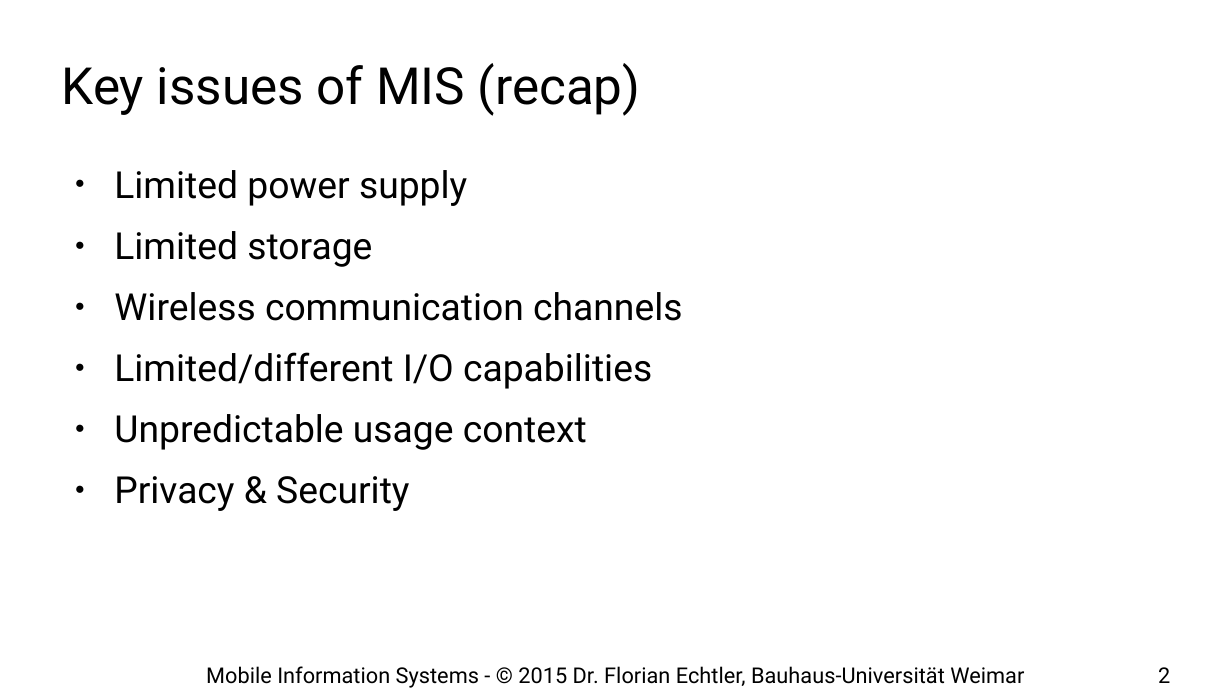
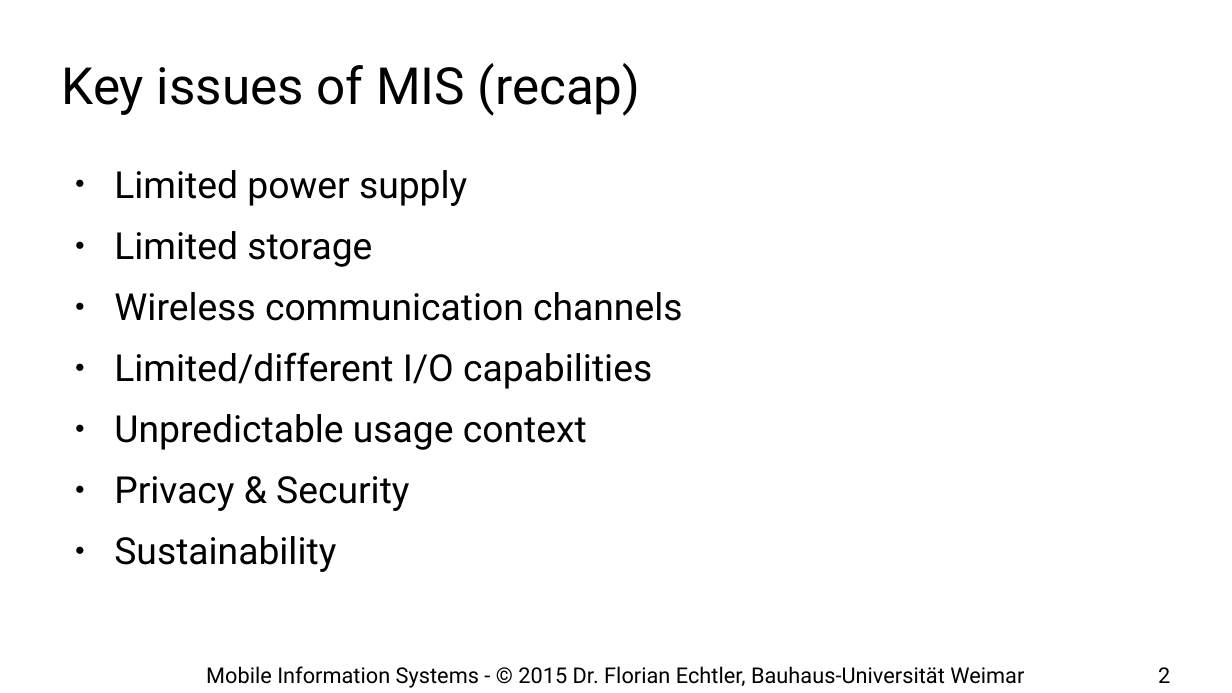
Before and after one commit to floe/mobile-information-systems, a slide deck: slide 2 of 02-big-issues.odp. Drawn at 1232x693 pixels with LibreOffice and Linux fonts; fonts in the diff are those of the drawing; background and template pictures are left out. Boxes give left, top, right and bottom in pixels: in the first picture for what was removed or moved away, otherwise in the second. Text is boxed around its words. In the diff, an @@ line names an element or a change of style, - is before the commit and + after.

```diff
--- a/02-big-issues.odp
+++ b/02-big-issues.odp
@@ text at box(114, 536, 336, 572): paragraph added @@
+● Sustainability
```
Also in this commit, not shown: 8 other slides changed, 1 slide added, 1 other file.
